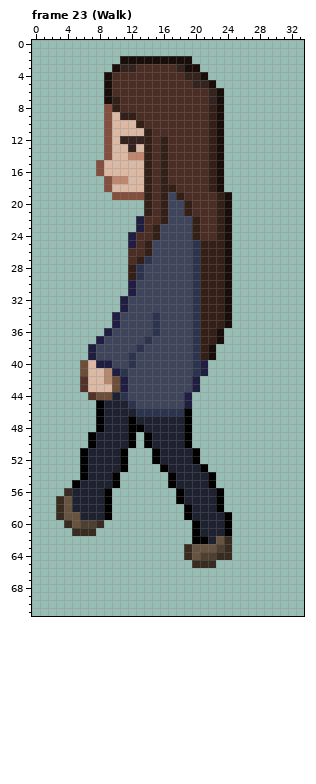
Two states of a pixel-art file, Character/OneMestoRun.aseprite. The first picture shows the starting point.
34x72 pixels, 160 frames. Pixels under 10% opacity are left out. Colours within 5 levels of each other are drawn and written as one. Shown: frame 23 (Walk). The commit also changed other frames, which this record leaves out.
The result:
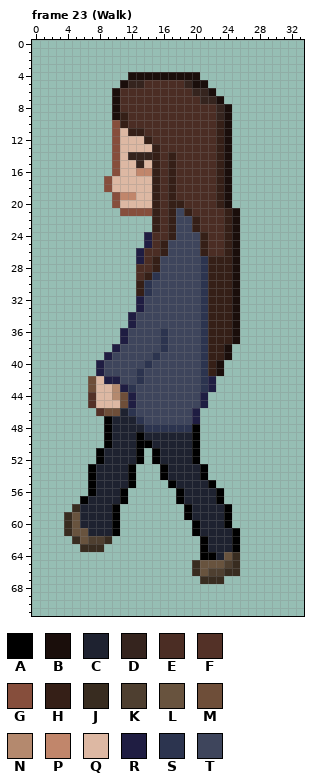
Palette (. is transparent): A #000000  B #1a0e0b  C #1e2230  D #35241e  E #4b2d24  F #533127  G #864e3c  H #351f17  J #382c20  K #4e3f30  L #68533e  M #6e4e39  N #b4896e  P #c1866b  Q #ddb8a3  R #1f1d42  S #2c344f  T #3e455c
Changes in this commit:
Changed rows in their new state; - is an unchanged pixel.
Frame 23 (Walk), layer "Walk_S":
first column x 3:
 2 --------.........------
 3 -------...........-----
 4 ------...BBBBBBBBB.----
 5 ------..BDD-----DBB.---
 6 ------.B---------DDB.--
 7 ------.B----------D----
 8 ------.B-----------EDB-
 9 ------.B-E---------EDB-
10 ------.GHEE--------EHB-
11 ------.G-HHE-------EHB-
12 ------.GQQQ--E-----EHB-
13 ------.G-Q-QHE-----EHB-
14 ------.G-DDDHEH----EHB-
15 -----..G--DQHEH----EHB-
16 -----..G--PPHEH----EHB-
17 -------QQ--QHEH----EHB-
18 -----------QHE-----EHB-
19 --------PPQQHEHE-------
20 -------GQQQQHEHHE------
21 --------GGGGHEH-----EHB
22 ----------..HEH-----EHB
23 ----------..-EH-----EHB
24 ---------..REEH--TH-EHB
25 ---------..REH---T-EEHB
26 ---------.REEH---T-EEHB
27 ---------.REH----TS--HB
28 ---------.EEH----TS--HB
29 ---------.EHS----TS--HB
30 ---------.HS-----TS--HB
31 ---------.HS-----TS--HB
32 --------..R------TS--HB
33 --------..R------TS--HB
34 -------..R--T----TS--HB
35 -------..R--T----TS--HB
36 ------..R---TS---TS-HHB
37 -----...R--T-S---TS-HHB
38 ----...R--T--S---TSHHB-
39 ----..R--T--S----TSHHB-
40 ---..-T--T-S-----TSHB--
41 ---..RTTT-S------TSHB--
42 ---.M-RRT-S------TSR---
43 ---.M--N-S-------TSR---
44 -----QQNMR------TTR----
45 ----FQQQMR------TTR----
46 -----FMM-STTTTTTTR-----
47 -----.A--CSTTTTTTR-----
48 -----.A--CCSSSSSSA-----
49 ----..A--CAC----CA-----
50 ----..A--CA-----CA-----
51 ---..A--CCA------------
52 ---..A--CCA------------
53 ---.A---CA-------------
54 ---.A--CCA---AC---A.---
55 --..A--CCA-------------
56 -...A-CCA--------------
57 ...A--CCA--------------
58 ..J---CA------------CA-
59 .J----CA---------------
60 ---CCCCA---------------
61 -JLLCCCA-------------CA
62 --JLKKJ----------.--CCA
63 ---JJJ----------..ACCCA
64 ----------------..AACLJ
65 ------------------LLLKJ
66 -----------------JLKKJJ
67 ------------------JJJ--
Pixel boxes of the changes (left, top, right, bottom) in both pictures:
changed: (56, 56, 240, 584)
